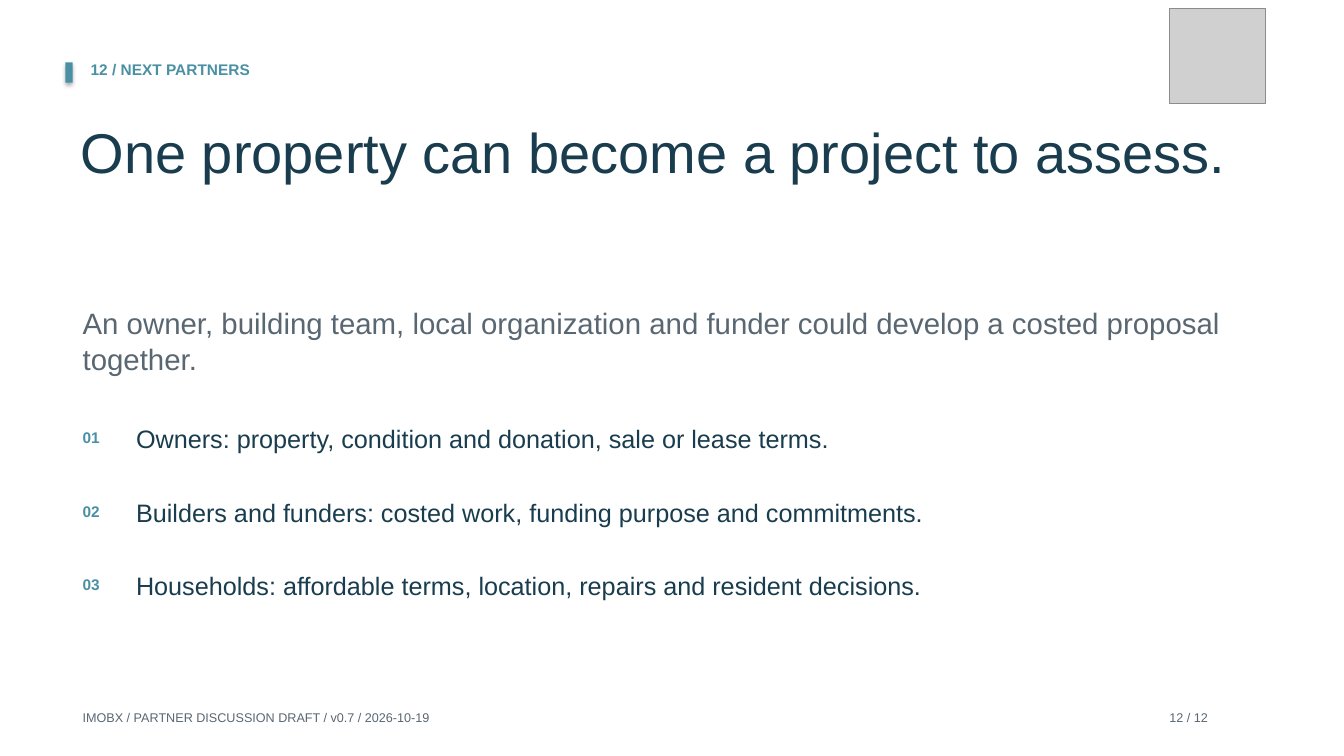
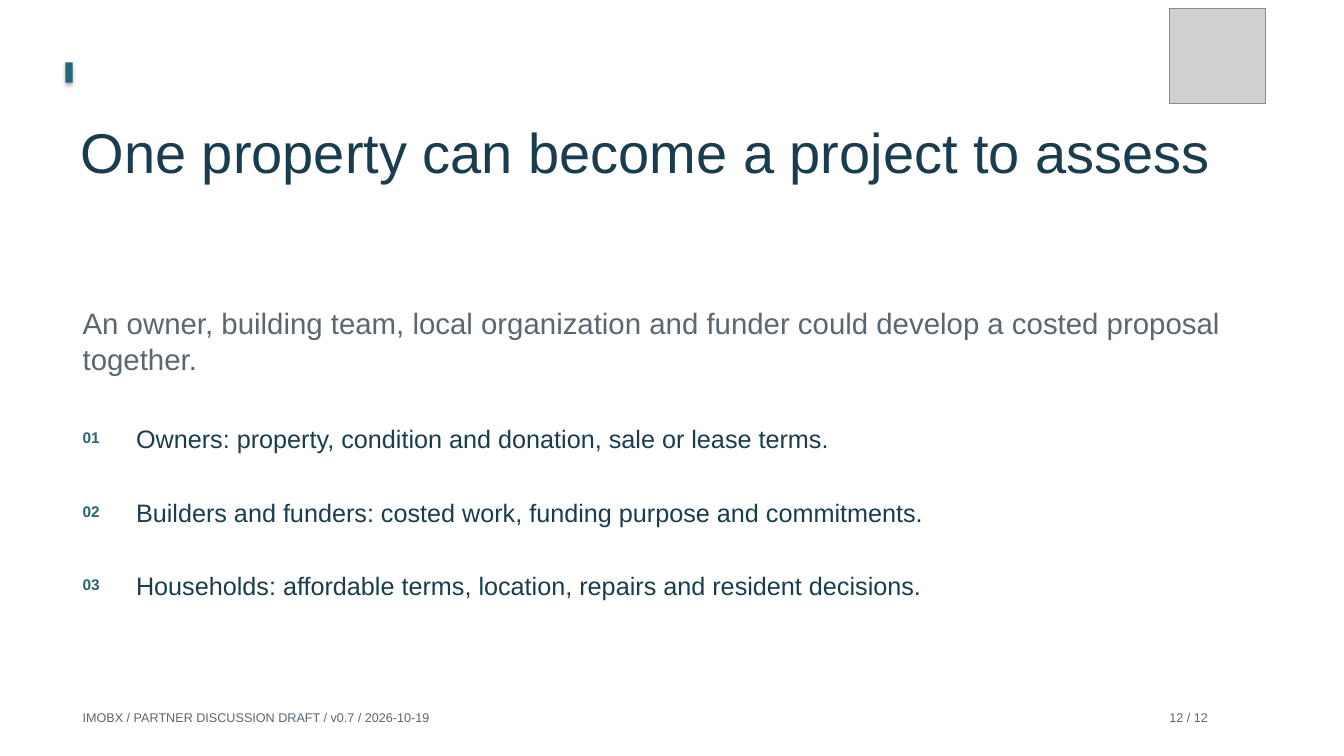
Before and after one commit to Siah-kin/imobx-website, a slide deck: slide 12 of pitchdeck.pptx. Drawn at 1344x756 pixels with LibreOffice and Linux fonts; fonts in the diff are those of the drawing; grey boxes stand for pictures. Boxes give left, top, right and bottom in pixels: in the first picture for what was removed or moved away, otherwise in the second. Text is boxed around its words. In the diff, an @@ line names an element or a change of style, - is before the commit and + after.

```diff
--- a/pitchdeck.pptx
+++ b/pitchdeck.pptx
@@ rectangle at (x1=66, y1=63, x2=73, y2=83): fill #4A90A4 to #276578 @@
@@ text removed at (x1=91, y1=64, x2=250, y2=75) @@
-12 / NEXT PARTNERS
@@ text at (x1=81, y1=132, x2=1209, y2=183): text changed @@
-One property can become a project to assess.
+One property can become a project to assess
@@ text colour #4A90A4 to #276578 in 3 elements at (x1=83, y1=432, x2=100, y2=443), (x1=83, y1=506, x2=100, y2=517), (x1=83, y1=579, x2=100, y2=590) @@
```
Also in this commit, not shown: 11 other slides changed, 38 other files.
